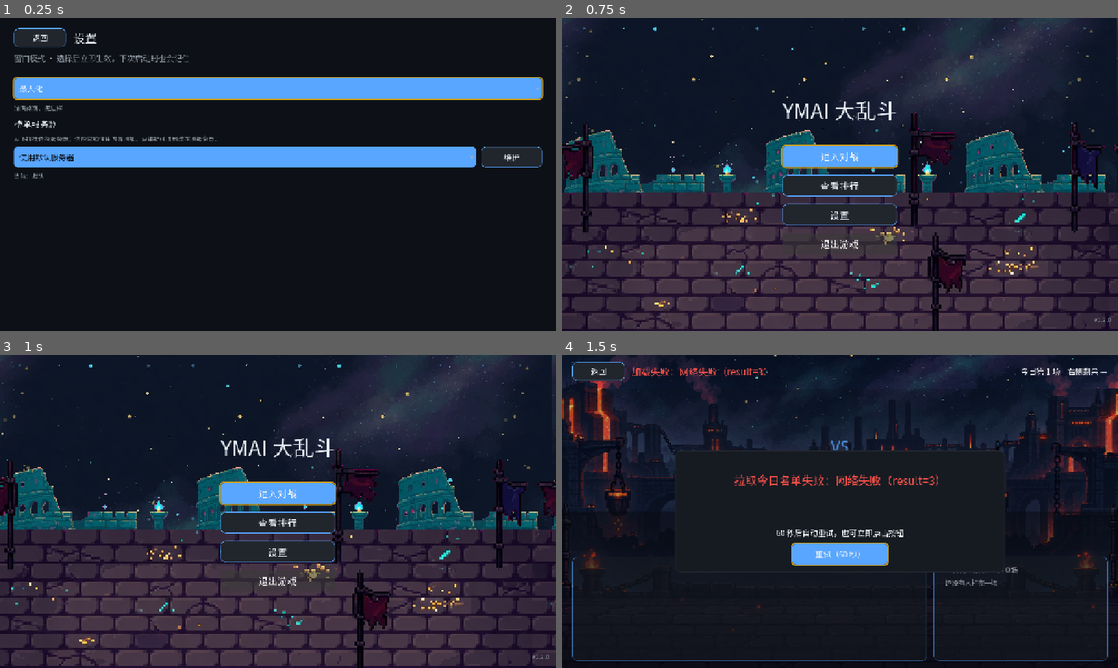
Above: before the commit, frames 1-4 (two rows, left to right).
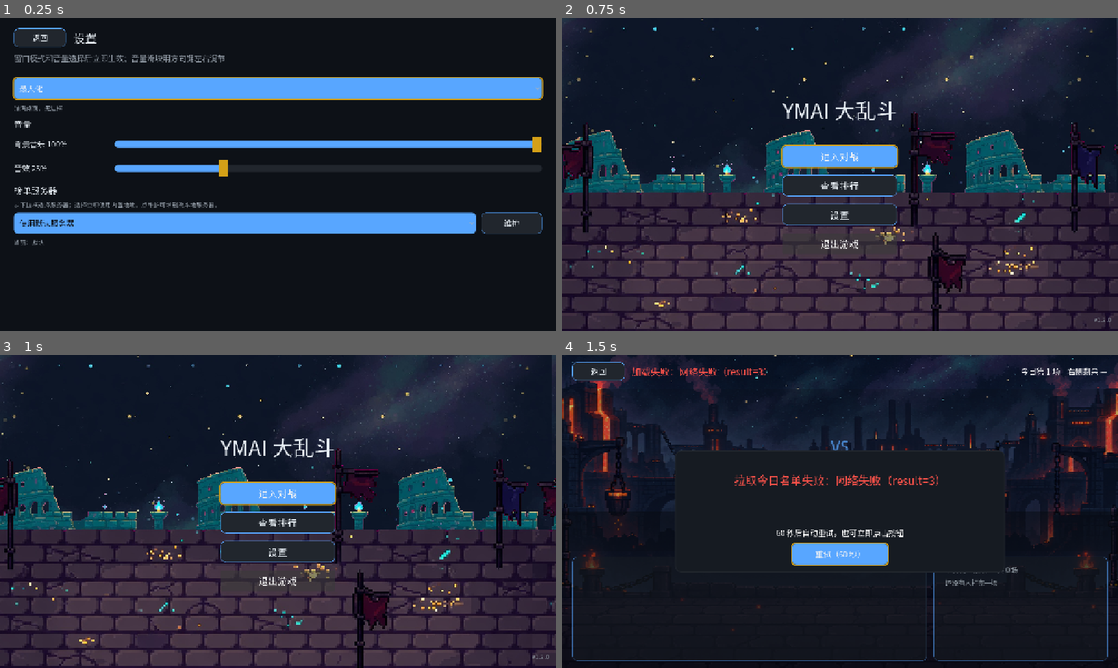
Above: after the commit, the same moments.

Repository: ManonLoki/ymai-battle
Game: Godot game, scene res://scenes/settings.tscn
The game is run twice, just before and just after one commit, with the same random seed, the same clock (stepped at 60 frames per second) and the same inputs. This scene is started directly instead of the project's main scene. Sound files missing from this copy of the repository are replaced by a short silence.
Inputs (mouse positions are in pixels of both pictures, inside the frame that each line leads up to):
- Up to frame 1 (0.25 s): no input
- Up to frame 2 (0.75 s): click "返回" at 0.5 s
- Up to frame 3 (1 s): no input
- Up to frame 4 (1.5 s): tap Enter (ui_accept) at 1.25 s; move the mouse to (962, 495) at 1.27 s; hold Right (ui_right) from 1.28 s (still down); click (962, 495) at 1.42 s

The runs differ from the first frame. In frame 1, 15% of the frame differs, in the area x 2-98%, y 11-73%; in frame 2, nothing differs; in frame 3, nothing differs; in frame 4, nothing differs.

Commit message:
修复桌面/安卓上战斗音效全程静音，并加上音量设置
CombatSfxPool 把八个播放器强制成 PLAYBACK_TYPE_SAMPLE，而 sample 播放只有 Web
的音频驱动实现了：CoreAudio / Android 上 AudioServer 打一句 "the driver doesn't
support sample playback" 就把这次播放丢掉，可 playing 仍是 true、播放位置停在 0，
所以看起来一切正常，扬声器却一点声都没有。SE 与 BGM 一并改走 Stream，顺带删掉
play_clips 里多余的 keep_alive 和 add_child 前后重复赋值 playback_type 的写法。

设置页补上背景音乐 / 音效两个滑块，5% 步进，遥控器左右可调，落盘到 settings.json
并由 AppSettings.apply() 在启动时套上。默认 BGM 100%、SE 25%：两首 OGG 混得轻
（满音量总线峰值约 -10 dB），五条命中 WAV 却顶着满刻度（单条 -4 ~ 0 dB，命中+回血
叠起来过 0 dB）。

headless 跑的是 Dummy 驱动，总线峰值恒为 -200 dB，这类静音回归一条断言都抓不到，
原先那条 "live SE players are Sample" 反而把 bug 钉死了。改为断言 Stream 并禁止
源码里再出现 PLAYBACK_TYPE_SAMPLE，另加 tests/run_audio_check.gd：用真驱动量
Music / SFX 总线峰值，五条 SE 逐条过，静音就退 1（跑时有声，不能加 --headless）。

Co-Authored-By: Claude Opus 5 <noreply@anthropic.com>

Diff:
--- a/scenes/main.gd
+++ b/scenes/main.gd
@@ -22,7 +22,7 @@
 	ThemeHelper.apply(self, 22)
 	# 主菜单是唯一的启动入口，所以上次选的窗口模式在这里应用一次就够了，
 	# 从设置页返回时顺带再确认一遍，代价只是一次幂等的 DisplayServer 调用。
-	AppSettings.apply_mode(AppSettings.load_mode())
+	AppSettings.apply()
 	_menu_buttons = [%BattleButton, %RankingButton, %SettingsButton, %QuitButton]
 	_apply_web_menu_visibility()
 	_style()
--- a/scenes/settings.gd
+++ b/scenes/settings.gd
@@ -1,6 +1,6 @@
 extends Control
 
-## 设置页：窗口模式 + 榜单服务器列表。
+## 设置页：窗口模式 + 音量 + 榜单服务器列表。
 ##
 ## 窗口模式用一个下拉框选择；选项按 AppSettings.MODES 的顺序生成，metadata
 ## 保存真实模式值，不把下拉索引当成模式。选择后立即保存、应用并刷新说明。
@@ -33,6 +33,7 @@
 	%BackButton.pressed.connect(_on_back_pressed)
 	_mode = AppSettings.load_mode(settings_path)
 	_bind_mode_controls()
+	_bind_audio_controls()
 	_bind_server_controls()
 	# 电视上没有鼠标，一进来就让窗口模式下拉框拿焦点。
 	%ModeSelect.grab_focus()
@@ -104,6 +105,41 @@
 	AppSettings.save_mode(_mode, settings_path)
 	AppSettings.apply_mode(_mode)
 	_refresh_mode_description()
+
+
+## 背景音乐 / 音效两个滑块。0–100，步进 5，电视上左右键就是调音量。
+func _bind_audio_controls() -> void:
+	%AudioTitle.add_theme_color_override("font_color", ThemeHelper.TEXT)
+	%MusicLabel.add_theme_color_override("font_color", ThemeHelper.TEXT)
+	%SfxLabel.add_theme_color_override("font_color", ThemeHelper.TEXT)
+	ThemeHelper.style_slider(%MusicSlider)
+	ThemeHelper.style_slider(%SfxSlider)
+	%MusicSlider.set_value_no_signal(float(AppSettings.volume_percent(AppSettings.load_music_volume(settings_path))))
+	%SfxSlider.set_value_no_signal(float(AppSettings.volume_percent(AppSettings.load_sfx_volume(settings_path))))
+	_refresh_audio_labels()
+	%MusicSlider.value_changed.connect(_on_music_volume_changed)
+	%SfxSlider.value_changed.connect(_on_sfx_volume_changed)
+	AppSettings.apply_audio(-1.0, -1.0, settings_path)
+
+
+func _refresh_audio_labels() -> void:
+	%MusicLabel.text = "背景音乐 %d%%" % int(%MusicSlider.value)
+	%SfxLabel.text = "音效 %d%%" % int(%SfxSlider.value)
+
+
+func _on_music_volume_changed(value: float) -> void:
+	AppSettings.save_music_volume(value / 100.0, settings_path)
+	AppSettings.apply_audio(-1.0, -1.0, settings_path)
+	_refresh_audio_labels()
+
+
+func _on_sfx_volume_changed(value: float) -> void:
+	AppSettings.save_sfx_volume(value / 100.0, settings_path)
+	AppSettings.apply_audio(-1.0, -1.0, settings_path)
+	_refresh_audio_labels()
+	var preview := StrikeResult.new()
+	preview.hit = true
+	CombatSfx.play_event(preview)
 
 
 ## 绑定服务器下拉、维护面板和状态行。Web 参数提供列表时，列表是只读数据源；
--- a/scenes/settings.tscn
+++ b/scenes/settings.tscn
@@ -58,7 +58,7 @@
 [node name="Hint" type="Label" parent="Margin/VBox"]
 unique_name_in_owner = true
 layout_mode = 2
-text = "窗口模式 · 选择后立即生效，下次启动时也会记住"
+text = "窗口模式和音量选择后立即生效；音量滑块用方向键左右调节"
 
 [node name="Spacer" type="Control" parent="Margin/VBox"]
 custom_minimum_size = Vector2(0, 8)
@@ -79,6 +79,65 @@
 unique_name_in_owner = true
 layout_mode = 2
 theme_override_font_sizes/font_size = 14
+
+[node name="AudioSection" type="VBoxContainer" parent="Margin/VBox/ModeSection"]
+unique_name_in_owner = true
+layout_mode = 2
+theme_override_constants/separation = 8
+
+[node name="AudioTitle" type="Label" parent="Margin/VBox/ModeSection/AudioSection"]
+unique_name_in_owner = true
+layout_mode = 2
+theme_override_font_sizes/font_size = 20
+text = "音量"
+
+[node name="MusicRow" type="HBoxContainer" parent="Margin/VBox/ModeSection/AudioSection"]
+layout_mode = 2
+theme_override_constants/separation = 12
+
+[node name="MusicLabel" type="Label" parent="Margin/VBox/ModeSection/AudioSection/MusicRow"]
+unique_name_in_owner = true
+custom_minimum_size = Vector2(220, 0)
+layout_mode = 2
+text = "背景音乐"
+
+[node name="MusicSlider" type="HSlider" parent="Margin/VBox/ModeSection/AudioSection/MusicRow"]
+unique_name_in_owner = true
+custom_minimum_size = Vector2(0, 48)
+layout_mode = 2
+size_flags_horizontal = 3
+focus_mode = 2
+min_value = 0.0
+max_value = 100.0
+step = 5.0
+value = 35.0
+rounded = true
+scrollable = false
+tick_count = 0
+
+[node name="SfxRow" type="HBoxContainer" parent="Margin/VBox/ModeSection/AudioSection"]
+layout_mode = 2
+theme_override_constants/separation = 12
+
+[node name="SfxLabel" type="Label" parent="Margin/VBox/ModeSection/AudioSection/SfxRow"]
+unique_name_in_owner = true
+custom_minimum_size = Vector2(220, 0)
+layout_mode = 2
+text = "音效"
+
+[node name="SfxSlider" type="HSlider" parent="Margin/VBox/ModeSection/AudioSection/SfxRow"]
+unique_name_in_owner = true
+custom_minimum_size = Vector2(0, 48)
+layout_mode = 2
+size_flags_horizontal = 3
+focus_mode = 2
+min_value = 0.0
+max_value = 100.0
+step = 5.0
+value = 90.0
+rounded = true
+scrollable = false
+tick_count = 0
 
 [node name="ServerSection" type="VBoxContainer" parent="Margin/VBox/ModeSection"]
 unique_name_in_owner = true
--- a/scripts/app_settings.gd
+++ b/scripts/app_settings.gd
@@ -16,6 +16,21 @@
 ## 存档位置。和战绩分开存：战绩按天作废，设置要一直留着。
 const SAVE_PATH := "user://settings.json"
 
+## 背景音乐默认拉满。两首 OGG 本身就混得很轻（满音量时总线峰值才 -10 dB 上下），
+## 再往下压就只剩底噪了。
+const DEFAULT_MUSIC_VOLUME := 1.0
+## 音效默认 25%。五条 SE 是顶着满刻度做的短 WAV（单条峰值 -4 ~ -0.5 dB，
+## 命中+回血叠在一起直接顶到 0 dB），不压下来会盖掉 BGM、连招时还发炸。
+const DEFAULT_SFX_VOLUME := 0.25
+const MUSIC_VOLUME_KEY := "music_volume"
+const SFX_VOLUME_KEY := "sfx_volume"
+const VOLUME_MIN := 0.0
+const VOLUME_MAX := 1.0
+## 滑到 0 时的静音，linear_to_db(0) 是 -inf，不能拿去 set_bus_volume_db。
+const VOLUME_SILENCE_DB := -80.0
+const MUSIC_BUS := &"Music"
+const SFX_BUS := &"SFX"
+
 
 # ============================== 窗口模式 ==============================
 #
@@ -74,6 +89,12 @@
 ## 写下选择。只改自己这一项，同一份存档里还装着服务器地址。
 static func save_mode(mode: int, path: String = SAVE_PATH) -> bool:
 	return JsonStore.patch_dict(path, {MODE_KEY: sanitize_mode(mode)})
+
+
+## 启动时一次性套上窗口模式和音量。两项都幂等。
+static func apply() -> void:
+	apply_mode(load_mode())
+	apply_audio()
 
 
 ## 把模式应用到当前窗口。先定模式再定边框：
@@ -261,3 +282,65 @@
 ## 还原默认：把自定义地址清掉，之后取榜单又走 TokenUsageApi 里的默认地址。
 static func clear_base_url(path: String = SAVE_PATH) -> bool:
 	return save_base_url("", path)
+
+
+# ============================== 音量 ==============================
+#
+# 线性 0–1 存档，真正推到 AudioServer 时转 dB。0 是静音，1 是总线 0 dB。
+# 默认 BGM 明显高于 SE：差的不是重要程度，是两边素材的响度——
+# 循环 OGG 混得轻，五条命中 WAV 本来就顶着满刻度。
+
+
+static func sanitize_volume(value: float) -> float:
+	if is_nan(value) or is_inf(value):
+		return VOLUME_MIN
+	return clampf(value, VOLUME_MIN, VOLUME_MAX)
+
+
+static func volume_to_db(linear: float) -> float:
+	var value := sanitize_volume(linear)
+	if value <= 0.0001:
+		return VOLUME_SILENCE_DB
+	return linear_to_db(value)
+
+
+static func volume_percent(linear: float) -> int:
+	return int(round(sanitize_volume(linear) * 100.0))
+
+
+static func _load_volume(key: String, fallback: float, path: String) -> float:
+	var raw: Variant = JsonStore.read_dict(path).get(key, fallback)
+	if typeof(raw) != TYPE_INT and typeof(raw) != TYPE_FLOAT:
+		return sanitize_volume(fallback)
+	return sanitize_volume(float(raw))
+
+
+static func load_music_volume(path: String = SAVE_PATH) -> float:
+	return _load_volume(MUSIC_VOLUME_KEY, DEFAULT_MUSIC_VOLUME, path)
+
+
+static func load_sfx_volume(path: String = SAVE_PATH) -> float:
+	return _load_volume(SFX_VOLUME_KEY, DEFAULT_SFX_VOLUME, path)
+
+
+static func save_music_volume(value: float, path: String = SAVE_PATH) -> bool:
+	return JsonStore.patch_dict(path, {MUSIC_VOLUME_KEY: sanitize_volume(value)})
+
+
+static func save_sfx_volume(value: float, path: String = SAVE_PATH) -> bool:
+	return JsonStore.patch_dict(path, {SFX_VOLUME_KEY: sanitize_volume(value)})
+
+
+## 把线性音量推到 Music / SFX 总线。不传就读存档。
+static func apply_audio(music: float = -1.0, sfx: float = -1.0, path: String = SAVE_PATH) -> void:
+	var music_linear := load_music_volume(path) if music < 0.0 else sanitize_volume(music)
+	var sfx_linear := load_sfx_volume(path) if sfx < 0.0 else sanitize_volume(sfx)
+	_set_bus_volume(MUSIC_BUS, music_linear)
+	_set_bus_volume(SFX_BUS, sfx_linear)
+
+
+static func _set_bus_volume(bus_name: StringName, linear: float) -> void:
+	var index := AudioServer.get_bus_index(bus_name)
+	if index < 0:
+		return
+	AudioServer.set_bus_volume_db(index, volume_to_db(linear))
--- a/scripts/combat_sfx_pool.gd
+++ b/scripts/combat_sfx_pool.gd
@@ -1,8 +1,17 @@
 extends Node
 
 ## 战斗 one-shot 对象池。连击会在 0.12s 里叠多次命中，不能每次 new 播放器。
+##
+## 播放方式必须和 BGM 一样是 Stream：Sample 播放只有 Web 的音频驱动实现了，
+## CoreAudio / Android 上 AudioServer 只会丢一句
+## 「the driver doesn't support sample playback」的 warning，
+## 然后 playing 照样是 true、播放位置一直停在 0，扬声器一点声音都没有——
+## 也就是说强行指定 Sample 等于在除 Web 外的所有平台上静音。
+## 两边都走 Stream 之后也没有「抢 Sample 声部」这回事了。
 
 const POOL_SIZE := 8
+## 和 MusicManager 同一条规矩，改一边就得改另一边，所以写成同一个常量名。
+const PLAYBACK := AudioServer.PLAYBACK_TYPE_STREAM
 
 var _streams: Dictionary = {}
 var _players: Array[AudioStreamPlayer] = []
@@ -19,10 +28,8 @@
 	for i in POOL_SIZE:
 		var player := AudioStreamPlayer.new()
 		player.bus = "SFX"
-		# 短 WAV 用 Sample 没关系，但不要和 BGM 抢同一套 Sample 声部。
-		player.playback_type = AudioServer.PLAYBACK_TYPE_SAMPLE
+		player.playback_type = PLAYBACK
 		add_child(player)
-		player.playback_type = AudioServer.PLAYBACK_TYPE_SAMPLE
 		_players.append(player)
 
 
@@ -37,9 +44,6 @@
 func play_clips(clips: PackedStringArray) -> void:
 	for clip_name in clips:
 		_play_one(str(clip_name))
-	var music := get_node_or_null("/root/MusicManager")
-	if music != null and music.has_method("keep_alive"):
-		music.keep_alive()
 
 
 func _play_one(clip_name: String) -> void:
--- a/scripts/music_manager.gd
+++ b/scripts/music_manager.gd
@@ -22,6 +22,7 @@
 func _ready() -> void:
 	# 暂停时也要继续：BGM 跟光标一样是表现层，不该跟着战斗协程一起停。
 	process_mode = Node.PROCESS_MODE_ALWAYS
+	AppSettings.apply_audio()
 	_player_a = _make_player()
 	_player_b = _make_player()
 	_active_player = _player_a
@@ -128,11 +129,11 @@
 	var player := AudioStreamPlayer.new()
 	player.bus = "Music"
 	player.volume_db = SILENCE_DB
-	# Web 默认 Sample 声部有限，SE 会把 BGM 挤掉。BGM 固定走 Stream，和 one-shot 错开。
+	# Sample 播放只有 Web 的驱动实现了，CoreAudio / Android 上会变成静音。
+	# BGM 和 CombatSfxPool 都固定走 Stream，才在每个平台上都出得了声。
 	player.playback_type = AudioServer.PLAYBACK_TYPE_STREAM
 	player.max_polyphony = 2
 	add_child(player)
-	player.playback_type = AudioServer.PLAYBACK_TYPE_STREAM
 	return player
 
 
--- a/scripts/theme_helper.gd
+++ b/scripts/theme_helper.gd
@@ -136,6 +136,26 @@
 	style_button(button, false, BACK_BUTTON_MIN_SIZE)
 
 
+## 音量滑块：电视上靠左右键调，所以必须能拿焦点，焦点框和按钮同一套金边。
+static func style_slider(slider: HSlider) -> void:
+	slider.focus_mode = Control.FOCUS_ALL
+	slider.custom_minimum_size = Vector2(0, BUTTON_MIN_SIZE.y)
+	slider.scrollable = false
+	slider.add_theme_stylebox_override("slider", make_flat(CARD, 8))
+	slider.add_theme_stylebox_override("grabber_area", make_flat(ACCENT, 8))
+	slider.add_theme_stylebox_override("grabber_area_highlight", make_flat(ACCENT.lightened(0.12), 8))
+	slider.add_theme_stylebox_override("focus", make_focus(10))
+	slider.add_theme_icon_override("grabber", _slider_grabber())
+	slider.add_theme_icon_override("grabber_highlight", _slider_grabber())
+	slider.add_theme_icon_override("grabber_disabled", _slider_grabber())
+
+
+static func _slider_grabber() -> Texture2D:
+	var img := Image.create(22, 36, false, Image.FORMAT_RGBA8)
+	img.fill(GOLD)
+	return ImageTexture.create_from_image(img)
+
+
 ## 浮在明亮背景 / 半透明底板上的文字：加一圈深色描边，免得被背景吞掉。
 ## 战斗页的战报和战绩榜的行都用它——描边的颜色和粗细只在这里定一次。
 ## 圆形实底上的徽章数字刻意不走这里：实底已经提供了足够对比度。
--- /dev/null
+++ b/tests/run_audio_check.gd
@@ -0,0 +1,101 @@
+extends SceneTree
+
+## 出声检查。跑法（注意：**不能加 --headless**，会有声音从扬声器出来）：
+##   Godot --path . --script tests/run_audio_check.gd
+##
+## 只回答一个问题：BGM 和五条战斗音效有没有真的推到总线上。
+## headless 用的是 Dummy 驱动，总线峰值永远是 -200 dB，所以这件事测不了；
+## 而 Sample 播放只有 Web 的驱动实现了——CoreAudio / Android 上 play() 照样返回、
+## playing 照样是 true，扬声器却一点声都没有。这类「静静地不出声」的回归
+## 只有拿真驱动量一次总线峰值才抓得到，所以单独放一个脚本。
+##
+## 任何一步不对就 printerr 一个大写标记并 quit(1)，和 run_launch_smoke.gd 一个套路。
+
+## 判定阈值。真有波形时是 -5 dB 上下，完全静音读回来是 -200 dB，中间宽得很。
+const AUDIBLE_DB := -60.0
+## 一条 one-shot 最多等多少帧。音频在混音线程上走，play() 当帧量不到峰值。
+const SETTLE_FRAMES := 40
+
+
+func _initialize() -> void:
+	_run.call_deferred()
+
+
+func _run() -> void:
+	if AudioServer.get_driver_name() == "Dummy":
+		printerr("AUDIO_DRIVER_IS_DUMMY")
+		quit(1)
+		return
+	var music_bus := AudioServer.get_bus_index("Music")
+	var sfx_bus := AudioServer.get_bus_index("SFX")
+	if music_bus < 0 or sfx_bus < 0:
+		printerr("AUDIO_BUSES_MISSING")
+		quit(1)
+		return
+	# 量的是「链路通不通」，不是用户当前的混音，所以两条总线都先推满。
+	AppSettings.apply_audio(1.0, 1.0)
+
+	var pool: Node = root.get_node_or_null("CombatSfxPool")
+	var music: Node = root.get_node_or_null("MusicManager")
+	if pool == null or music == null:
+		printerr("AUDIO_AUTOLOADS_MISSING")
+		quit(1)
+		return
+
+	# BGM：autoload 一起来就在播金冠铃。
+	var music_peak := await _peak_over(music_bus, SETTLE_FRAMES)
+	if music_peak < AUDIBLE_DB:
+		printerr("BGM_SILENT peak=%.1f dB" % music_peak)
+		quit(1)
+		return
+	print("BGM_AUDIBLE peak=%.1f dB" % music_peak)
+
+	# 五条 SE 逐条过一遍：漏一条就是漏一条，别拿「至少有一条响了」蒙混过去。
+	for clip_name in CombatSfx.CLIP_PATHS:
+		var name := str(clip_name)
+		var clips := PackedStringArray([name])
+		pool.play_clips(clips)
+		var peak := await _peak_over(sfx_bus, SETTLE_FRAMES)
+		if peak < AUDIBLE_DB:
+			printerr("SFX_SILENT clip=%s peak=%.1f dB" % [name, peak])
+			quit(1)
+			return
+		print("SFX_AUDIBLE clip=%s peak=%.1f dB" % [name, peak])
+		# 等这条放完再量下一条，否则峰值是上一条的尾巴。
+		await _settle(SETTLE_FRAMES)
+
+	# 战斗里真正的入口是 CombatSfx.play_event，组合音（命中+回血）也要出声。
+	var lifesteal := StrikeResult.new()
+	lifesteal.hit = true
+	lifesteal.lifesteal = true
+	CombatSfx.play_event(lifesteal)
+	var combo_peak := await _peak_over(sfx_bus, SETTLE_FRAMES)
+	if combo_peak < AUDIBLE_DB:
+		printerr("SFX_EVENT_SILENT peak=%.1f dB" % combo_peak)
+		quit(1)
+		return
+	print("SFX_EVENT_AUDIBLE peak=%.1f dB" % combo_peak)
+
+	# SE 响完之后 BGM 还得在。以前 SE 会把 BGM 的声部抢走。
+	if not music.is_playing():
+		printerr("BGM_STOPPED_BY_SFX")
+		quit(1)
+		return
+
+	print("AUDIO_CHECK_OK")
+	quit(0)
+
+
+## 接下来 frames 帧里这条总线的最大峰值（左右取大的那个）。
+func _peak_over(bus: int, frames: int) -> float:
+	var peak := -200.0
+	for i in frames:
+		await process_frame
+		peak = maxf(peak, AudioServer.get_bus_peak_volume_left_db(bus, 0))
+		peak = maxf(peak, AudioServer.get_bus_peak_volume_right_db(bus, 0))
+	return peak
+
+
+func _settle(frames: int) -> void:
+	for i in frames:
+		await process_frame
--- a/tests/run_headless_tests.gd
+++ b/tests/run_headless_tests.gd
@@ -1650,7 +1650,46 @@
 			_assert(int(mode_select.get_item_metadata(i)) == mode, "mode option %d stores the real mode in metadata" % i)
 		_assert(int(mode_select.get_item_metadata(mode_select.selected)) == AppSettings.DEFAULT_MODE, "the selector starts on the saved/default mode")
 	_assert(mode_description != null and mode_description.text == AppSettings.mode_description(AppSettings.DEFAULT_MODE), "the selector explains the active mode")
-	# 服务器那一栏：紧挨窗口下拉，旁有维护按钮；增删改都在面板里。
+	# 音量：默认 BGM 拉满、SE 压到 25%；滑块能拿焦点，左右步进 5%。
+	_assert(is_equal_approx(AppSettings.DEFAULT_MUSIC_VOLUME, 1.0), "default BGM volume is 100%")
+	_assert(is_equal_approx(AppSettings.DEFAULT_SFX_VOLUME, 0.25), "default SFX volume is 25%")
+	_assert(AppSettings.volume_percent(AppSettings.DEFAULT_MUSIC_VOLUME) == 100, "100% displays as 100")
+	_assert(AppSettings.volume_percent(AppSettings.DEFAULT_SFX_VOLUME) == 25, "25% displays as 25")
+	_assert(is_equal_approx(AppSettings.sanitize_volume(-3.0), 0.0), "volume below 0 clamps to mute")
+	_assert(is_equal_approx(AppSettings.sanitize_volume(4.0), 1.0), "volume above 1 clamps to full")
+	_assert(is_equal_approx(AppSettings.load_music_volume(path), AppSettings.DEFAULT_MUSIC_VOLUME), "missing save uses the default BGM mix")
+	_assert(is_equal_approx(AppSettings.load_sfx_volume(path), AppSettings.DEFAULT_SFX_VOLUME), "missing save uses the default SFX mix")
+	_assert(AppSettings.save_music_volume(0.2, path) and is_equal_approx(AppSettings.load_music_volume(path), 0.2), "music volume survives a save/load round trip")
+	_assert(AppSettings.save_sfx_volume(0.55, path) and is_equal_approx(AppSettings.load_sfx_volume(path), 0.55), "sfx volume survives a save/load round trip")
+	_assert(is_equal_approx(AppSettings.volume_to_db(0.0), AppSettings.VOLUME_SILENCE_DB), "zero volume is a finite mute, not -inf")
+	_assert(AppSettings.volume_to_db(AppSettings.DEFAULT_MUSIC_VOLUME) > AppSettings.volume_to_db(AppSettings.DEFAULT_SFX_VOLUME), "default mix keeps SFX quieter than BGM: the WAVs are mastered hot, the OGGs are not")
+	_assert(is_equal_approx(AppSettings.volume_to_db(AppSettings.DEFAULT_MUSIC_VOLUME), 0.0), "a full BGM slider is bus 0 dB, not a boost")
+	AppSettings.apply_audio(AppSettings.DEFAULT_MUSIC_VOLUME, AppSettings.DEFAULT_SFX_VOLUME)
+	var music_bus := AudioServer.get_bus_index("Music")
+	var sfx_bus := AudioServer.get_bus_index("SFX")
+	_assert(music_bus >= 0 and sfx_bus >= 0, "Music and SFX buses exist")
+	_assert(is_equal_approx(AudioServer.get_bus_volume_db(music_bus), AppSettings.volume_to_db(AppSettings.DEFAULT_MUSIC_VOLUME)), "apply_audio sets the Music bus from the linear mix")
+	_assert(is_equal_approx(AudioServer.get_bus_volume_db(sfx_bus), AppSettings.volume_to_db(AppSettings.DEFAULT_SFX_VOLUME)), "apply_audio sets the SFX bus from the linear mix")
+	var music_slider := scene.get_node_or_null("%MusicSlider") as HSlider
+	var sfx_slider := scene.get_node_or_null("%SfxSlider") as HSlider
+	_assert(music_slider != null and sfx_slider != null, "Settings has music and sfx sliders")
+	_assert(is_equal_approx(music_slider.value, 100.0) and is_equal_approx(sfx_slider.value, 25.0), "sliders open on the default mix")
+	_assert(music_slider.focus_mode == Control.FOCUS_ALL and sfx_slider.focus_mode == Control.FOCUS_ALL, "volume sliders can take TV remote focus")
+	_assert(is_equal_approx(music_slider.step, 5.0) and is_equal_approx(sfx_slider.step, 5.0), "remote left/right moves volume in 5% steps")
+	# BGM 默认就在满刻度，只有 ui_left 推得动它；SE 在 25%，两个方向都有余量。
+	sfx_slider.grab_focus()
+	_assert(sfx_slider.has_focus(), "the sfx slider can be focused")
+	var sfx_before := sfx_slider.value
+	scene.get_viewport().push_input(_ui_action(&"ui_right"))
+	await process_frame
+	_assert(is_equal_approx(sfx_slider.value, sfx_before + sfx_slider.step), "ui_right raises the focused sfx slider by one step")
+	music_slider.grab_focus()
+	_assert(music_slider.has_focus(), "the music slider can be focused")
+	var music_before := music_slider.value
+	scene.get_viewport().push_input(_ui_action(&"ui_left"))
+	await process_frame
+	_assert(is_equal_approx(music_slider.value, music_before - music_slider.step), "ui_left lowers the focused music slider by one step")
+	# 服务器那一栏：音量滑块下面，旁有维护按钮；增删改都在面板里。
 	var select := scene.get_node_or_null("%ServerSelect") as OptionButton
 	var input := scene.get_node_or_null("%ServerAddInput") as LineEdit
 	var maintain := scene.get_node_or_null("%ServerMaintain") as Button
@@ -1663,8 +1702,9 @@
 	var mode_section := scene.get_node_or_null("%ModeSection") as VBoxContainer
 	_assert(mode_section != null and (mode_section.size_flags_vertical & Control.SIZE_EXPAND) == 0, "ModeSection does not expand and push servers to the bottom")
 	var mode_select_ctrl := scene.get_node("%ModeSelect") as OptionButton
-	_assert(select.global_position.y > mode_select_ctrl.global_position.y, "the server selector sits below the window-mode selector")
-	_assert(select.global_position.y - mode_select_ctrl.global_position.y < 240.0, "the server selector is directly under the window-mode selector")
+	_assert(music_slider.global_position.y > mode_select_ctrl.global_position.y, "music slider sits below the window-mode selector")
+	_assert(sfx_slider.global_position.y > music_slider.global_position.y, "sfx slider sits below the music slider")
+	_assert(select.global_position.y > sfx_slider.global_position.y, "the server selector sits below the volume sliders")
 	_assert(maintain.get_parent() == select.get_parent() and maintain.get_index() > select.get_index(), "the maintain button sits after the server dropdown")
 	var status := scene.get_node_or_null("%ServerStatus") as Label
 	_assert(status != null, "Settings has a server status line")
@@ -1678,6 +1718,7 @@
 	_assert(TokenUsageApi.usage_url().find("to=%s" % DayClock.today()) >= 0, "the real request still sends today's to date")
 	scene.queue_free()
 	await process_frame
+	AppSettings.apply_audio()
 	WebLaunchConfig.reset()
 
 
@@ -1857,7 +1898,8 @@
 	_assert(str(local_select.get_item_metadata(local_select.selected)) == "https://local-b.example", "the selector highlights the saved effective server")
 	_assert(local_maintain.visible and not local_maintain.disabled, "local-source controls allow list management")
 	_assert(local_select.global_position.y > local_mode.global_position.y, "the server selector is below the window-mode selector")
-	_assert(local_select.global_position.y - local_mode.global_position.y < 240.0, "the server selector is not pushed to the bottom of the page")
+	var local_sfx := local_scene.get_node("%SfxSlider") as HSlider
+	_assert(local_sfx != null and local_select.global_position.y > local_sfx.global_position.y, "the server selector sits below the volume sliders, not at the bottom of the page")
 	_assert((local_scene.get_node("%ModeSection") as Control).size_flags_vertical & Control.SIZE_EXPAND == 0, "ModeSection does not expand-fill under the server row")
 	_assert(not local_overlay.visible, "the maintain panel starts closed")
 	local_scene.call("_on_server_maintain_pressed")
@@ -2098,7 +2140,12 @@
 	_assert(manager.music_bus() == &"Music", "BGM plays on the Music bus")
 	var pool: Node = root.get_node_or_null("CombatSfxPool")
 	_assert(pool != null, "CombatSfxPool autoload is present")
-	_assert(pool.sfx_playback_type() == AudioServer.PLAYBACK_TYPE_SAMPLE, "live SE players are Sample")
+	# Sample 播放只有 Web 的驱动实现了：CoreAudio / Android 上 AudioServer 只会 warning 一句
+	# 然后静音（playing 仍为 true，位置停在 0）。指定 Sample 等于在电视和桌面上没有音效。
+	var pool_src := FileAccess.get_file_as_string("res://scripts/combat_sfx_pool.gd")
+	_assert(pool_src.find("PLAYBACK_TYPE_SAMPLE") < 0, "SE never asks for Sample playback: only the Web driver implements it")
+	_assert(pool.sfx_playback_type() == AudioServer.PLAYBACK_TYPE_STREAM, "live SE players are Stream, like the BGM")
+	_assert(pool.sfx_playback_type() == manager.music_playback_type(), "SE and BGM share one playback path on every platform")
 	_assert(pool.sfx_bus() == &"SFX", "SE plays on the SFX bus")
 	CombatSfx.play_event(_sfx_event({&"hit": true}))
 	_assert(manager.is_battle(), "playing a combat one-shot does not replace the battle BGM")
@@ -2115,6 +2162,14 @@
 	_assert(manager.is_lounge(), "leaving battle restores lounge BGM")
 	main.queue_free()
 	await process_frame
+
+
+## 一次遥控器按键。push_input 要的是已按下的 InputEventAction。
+func _ui_action(action: StringName) -> InputEventAction:
+	var event := InputEventAction.new()
+	event.action = action
+	event.pressed = true
+	return event
 
 
 ## 深度优先找出第一个 Sprite2D，用来取视差层的贴图。
--- a/tests/run_launch_smoke.gd
+++ b/tests/run_launch_smoke.gd
@@ -123,14 +123,21 @@
 		printerr("SETTINGS_MODE_INITIAL_STATE_INVALID")
 		quit(1)
 		return
-	# 服务器地址那一栏：下拉紧挨窗口模式，后面是维护按钮；增删改在面板里。
+	# 音量滑块在窗口模式和服务器之间，能拿焦点。
+	var music_slider := settings.get_node_or_null("%MusicSlider") as HSlider
+	var sfx_slider := settings.get_node_or_null("%SfxSlider") as HSlider
+	if music_slider == null or sfx_slider == null or music_slider.focus_mode != Control.FOCUS_ALL or sfx_slider.focus_mode != Control.FOCUS_ALL:
+		printerr("SETTINGS_AUDIO_CONTROLS_MISSING")
+		quit(1)
+		return
+	# 服务器地址那一栏：音量下面，后面是维护按钮；增删改在面板里。
 	var server_select := settings.get_node_or_null("%ServerSelect") as OptionButton
 	var server_maintain := settings.get_node_or_null("%ServerMaintain") as Button
 	if server_select == null or server_maintain == null or settings.get_node_or_null("%ServerAddInput") == null or settings.get_node_or_null("%ServerAdd") == null or settings.get_node_or_null("%MaintainOverlay") == null:
 		printerr("SETTINGS_SERVER_CONTROLS_MISSING")
 		quit(1)
 		return
-	if server_select.global_position.y <= mode_select.global_position.y or server_select.global_position.y - mode_select.global_position.y >= 240.0:
+	if music_slider.global_position.y <= mode_select.global_position.y or sfx_slider.global_position.y <= music_slider.global_position.y or server_select.global_position.y <= sfx_slider.global_position.y:
 		printerr("SETTINGS_SERVER_LAYOUT_INVALID")
 		quit(1)
 		return
Not shown, added: tests/run_audio_check.gd.uid
